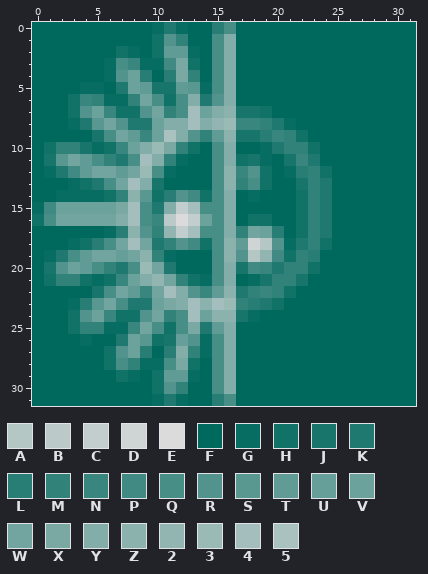
Pixel-art sprite, stored at public/icons/favicon-32x32.png. The first picture shows the starting point.
The file is 32x32 pixels. Colours within 5 levels of each other are drawn and written as one.
Palette (. is transparent): A #b4c7c5  B #bbcac9  C #c2cecd  D #cfd5d4  E #dbdbdb  F #00695e  G #076d62  H #117268  J #17756b  K #1f7970  L #287e75  M #31837a  N #38867e  P #408a83  Q #478e87  R #52948d  S #599891  T #609b95  U #669e99  V #6ca29c  W #73a5a0  X #7aa9a4  Y #83ada9  Z #8cb2ae  2 #93b5b2  3 #9abab6  4 #a3bebc  5 #a9c2bf
Pixels before, first column x 0:
 0 FFFFFFFFFFGKGFFLQFFFFFFFFFFFFFFF
 1 FFFFFFFFFFHRMFFQYFFFFFFFFFFFFFFF
 2 FFFFFFFHGFHTTGFQYFFFFFFFFFFFFFFF
 3 FFFFFFGQNGGPXHFQYFFFFFFFFFFFFFFF
 4 FFFFFFGRVLFLXMFQYFFFFFFFFFFFFFFF
 5 FFFFGGFKVTJJTSGQYFFFFFFFFFFFFFFF
 6 FFFHNMGGMWQHQYKRYFFFFFFFFFFFFFFF
 7 FFFHRVNHHRWMQ4VYZJJHFFFFFFFFFFFF
 8 FFFGKSWRKKVYY4Y23NNMKGFFFFFFFFFF
 9 FFFFFJQWTNV5YRMTZJJLNMHFFFFFFFFF
10 FHMMJGHNVY3XMHFQYFFGKMMHFFFFFFFF
11 FJSWTQMKQ4YMGFFQYHJGFJNKFFFFFFFF
12 FGKPTWWTW3QGFFFQZNRHFGLMHFFFFFFF
13 FFFGHKQW4YJFFFFQZMQHFFJMKFFFFFFF
14 FFGGGGHMZSHLRPHQYFGFFFHMKFFFFFFF
15 GPVVVVVX4QKYC4QQYFFFFFHMKFFFFFFF
16 HQWWWWWY4QNBECVQYFHHFFHMKFFFFFFF
17 FFFFFFGLZRM2C4QQYMWVLFHMKFFFFFFF
18 FFFGHLQW4WKMRPHQZTDARGKMHFFFFFFF
19 FGKQTWWUWZMGFFFQZRA2PHMLFFFFFFFF
20 FJRVTQMKQ3WKFFFQYJPNKMMHFFFFFFFF
21 FHMMHGHNVY2WMHGQYFGJMMJFFFFFFFFF
22 FFFFFJQWTNW4YRNTZKMNMHFFFFFFFFFF
23 FFFGLSWQKKVXY4Z43MLKHFFFFFFFFFFF
24 FFFHRVNHHRWMQ4VZZJGFFFFFFFFFFFFF
25 FFFHMMGGNWQHQXKTYFFFFFFFFFFFFFFF
26 FFFFGFFKVSHJURGQYFFFFFFFFFFFFFFF
27 FFFFFFHRVLFLYMGQYFFFFFFFFFFFFFFF
28 FFFFFFHQMGGQXHFQYFFFFFFFFFFFFFFF
29 FFFFFFFHGFHTTGFQYFFFFFFFFFFFFFFF
30 FFFFFFFFFFHRMFFQYFFFFFFFFFFFFFFF
31 FFFFFFFFFFGKGFFLQFFFFFFFFFFFFFFF
After:
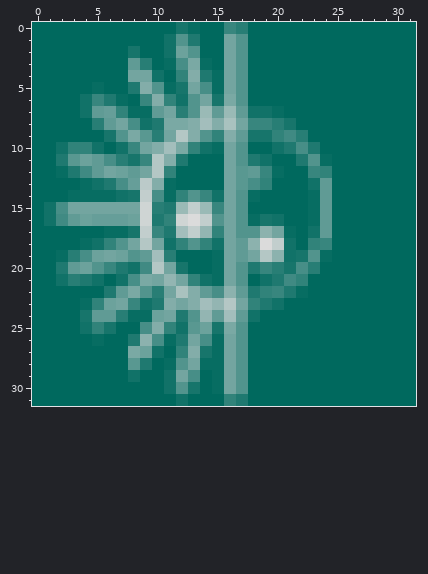
Diff:
y 0: x 10..13 GKGF -> FFJG; x 15..17 LQF -> FNL
y 1: x 10..13 HRMF -> FHRK; x 15..17 QYF -> FWR
y 2: x 7..8 HG -> FJ; x 10..13 HTTG -> FHVR; x 15..17 QYF -> FWR
y 3: x 6..17 GQNGGPXHFQYF -> FFTLFGQXGFWR
y 4: x 6..17 GRVLFLXMFQYF -> FFWWHFMYKGWR
y 5: x 4 G -> F; x 7..17 KVTJJTSGQYF -> FKYRGJWQGWR
y 6: x 3..6 HNMG -> FHNK; x 8..17 MWQHQYKRYF -> FNYMHRWJXR
y 7: x 3..18 HRVNHHRWMQ4VYZJJ -> FHTUMGGTWLR3T3TH; x 20 F -> G
y 8: x 3..17 GKSWRKKVYY4Y23N -> FFLTWQHKXXY4Y5W; x 19..21 MKG -> NLJ
y 9: x 5..17 JQWTNV5YRMTZJ -> FJRXSLWAYRMYT; x 19..22 LNMH -> JMPL
y 10: x 1..2 HM -> FH; x 4..17 JGHNVY3XMHFQYF -> MHFHNWY4XMHGWR; x 19..23 GKMMH -> FHKQK
y 11: x 1..12 JSWTQMKQ4YMG -> FKSVTQLJNAYK; x 15..19 QYHJG -> FWRKH; x 21..24 JNKF -> FKRG
y 12: x 1..5 GKPTW -> FGKPT; x 7..11 TW3QG -> VTWAM; x 15..24 QZNRHFGLMH -> FWSTNGFFNM
y 13: x 3..11 GHKQW4YJF -> FGHKQUBYG; x 15..17 QZM -> FWS; x 19 H -> M; x 22..24 JMK -> FHT
y 14: x 2 G -> F; x 6..17 HMZSHLRPHQYF -> GHJCQGMRNHWR; x 22..24 HMK -> FGT
y 15: x 0..17 GPVVVVVX4QKYC4QQYF -> FHQWWWWWWDLK3C3NWR; x 22..24 HMK -> FGT
y 16: x 0..20 HQWWWWWY4QNBECVQYFHHF -> FHPTVUUUVDKMDECRWRGJH; x 22..24 HMK -> FGT
y 17: x 7..24 LZRM2C4QQYMWVLFHMK -> GJCNK4C2MWRRZWGFHT
y 18: x 3..16 GHLQW4WKMRPHQZ -> FGHMRWAWHMRMHW; x 18..22 DARGK -> ZECHF; x 24 H -> N
y 19: x 1..5 GKQTW -> FGLQV; x 7..11 UWZMG -> VRT4L; x 15..20 QZRA2P -> GWTWAZ; x 22..24 MLF -> JRG
y 20: x 1..6 JRVTQM -> FKTVRN; x 8..12 Q3WKF -> HPAWJ; x 15..18 QYJP -> GWRK; x 20..23 KMMH -> LJQL
y 21: x 1..22 HMMHGHNVY2WMHGQYFGJMMJ -> FHLKHFHQXW2WMHGWRFHKPM
y 22: x 5..15 JQWTNW4YRNT -> FKTXRLW5YTQ; x 17..22 KMNMHF -> TKMNKG
y 23: x 3..18 GLSWQKKVXY4Z43ML -> FGMVWNHKYWY42AWM
y 24: x 3..18 HRVNHHRWMQ4VZZJG -> FJTTLGGVWKR2T4TH
y 25: x 3..4 HM -> FH; x 6..17 GGNWQHQXKTYF -> JFFQYMHSVJXR
y 26: x 4..5 GF -> FG; x 7..17 KVSHJURGQYF -> FKZQGKWQGWR
y 27: x 6..17 HRVLFLYMGQYF -> FFXVHFMYJGWR
y 28: x 6..17 HQMGGQXHFQYF -> FFSKFGRWGGWR
y 29: x 7..8 HG -> FH; x 10..13 HTTG -> FHWQ; x 15..17 QYF -> GWR
y 30: x 10..13 HRMF -> FHRJ; x 15..17 QYF -> GWR
y 31: x 10..12 GKG -> FFH; x 15..17 LQF -> FMK
